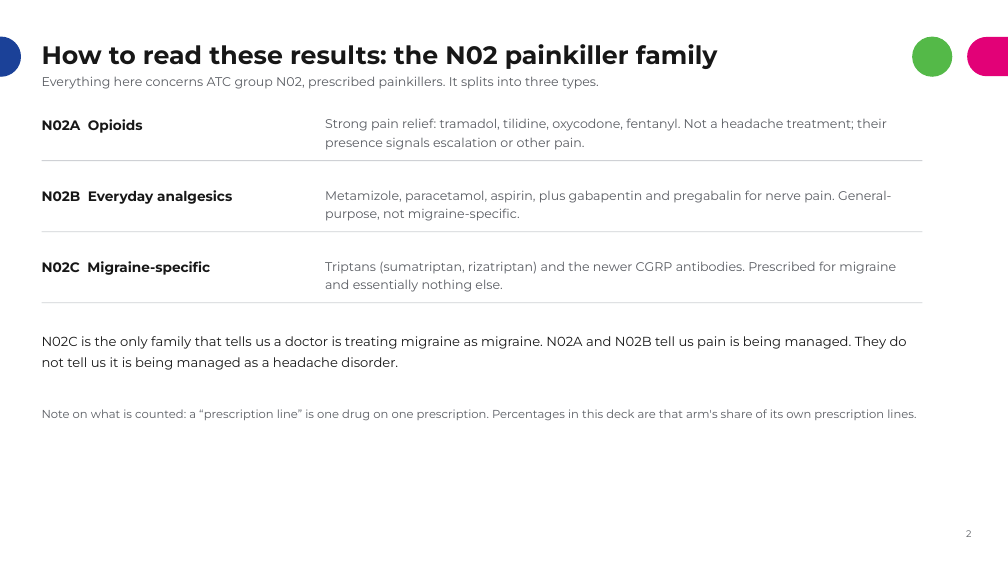
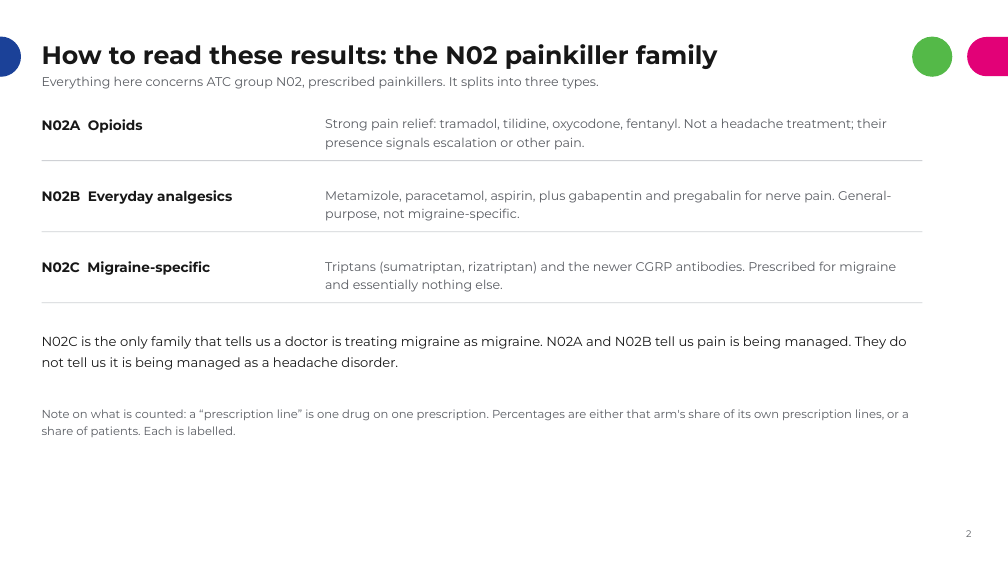
Before and after one commit to rj-irvine/de-migraine, a slide deck: slide 3 of documents/DE_Migraine_Treatment_Patterns_Summary.pptx. Drawn at 1008x567 pixels with LibreOffice and Linux fonts; fonts in the diff are those of the drawing. Boxes give left, top, right and bottom in pixels: in the first picture for what was removed or moved away, otherwise in the second. Text is boxed around its words. In the diff, an @@ line names an element or a change of style, - is before the commit and + after.

```diff
--- a/documents/DE_Migraine_Treatment_Patterns_Summary.pptx
+++ b/documents/DE_Migraine_Treatment_Patterns_Summary.pptx
@@ text at [42, 409, 909, 437]: text changed @@
-Note on what is counted: a “prescription line” is one drug on one prescription. Percentages in this deck are that arm's share of its own prescription lines.
+Note on what is counted: a “prescription line” is one drug on one prescription. Percentages are either that arm's share of its own prescription lines, or a share of patients. Each is labelled.
```
Also in this commit, not shown: 7 other slides changed, 3 slides added, 1 slide removed, 2 other files.
